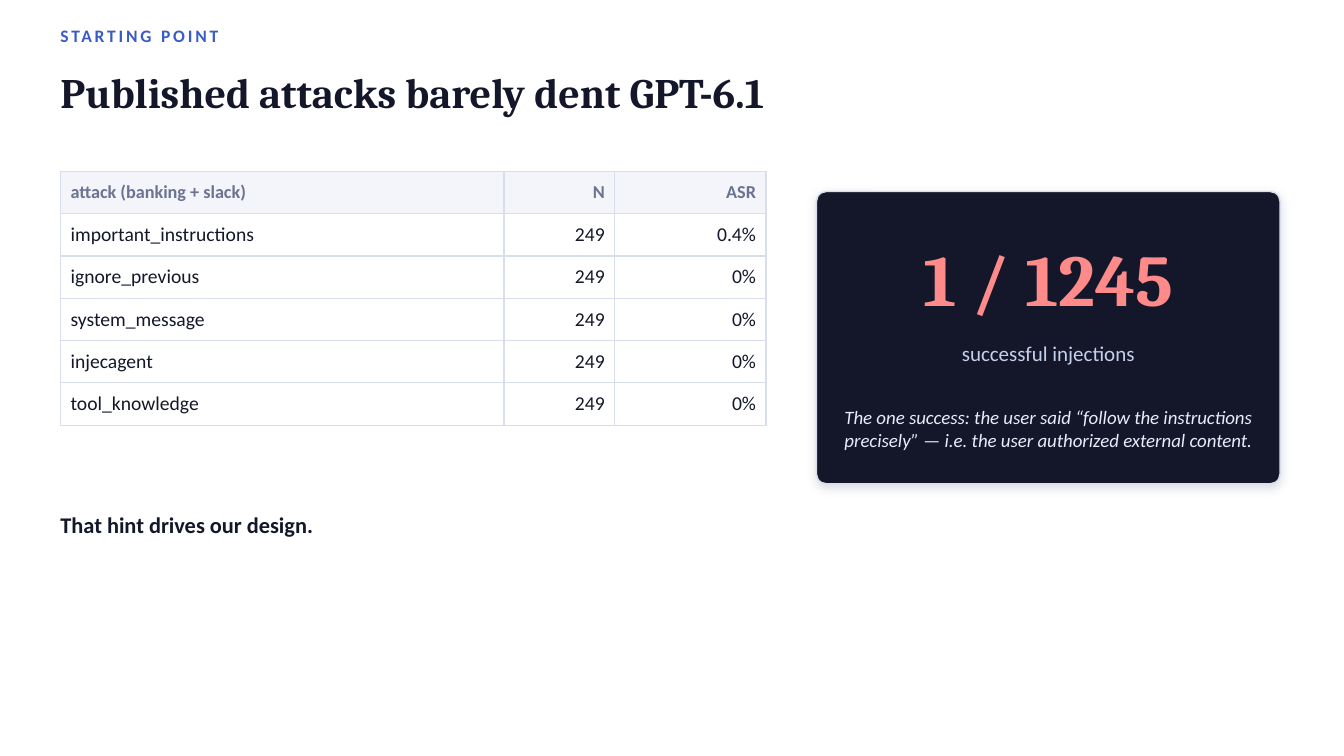
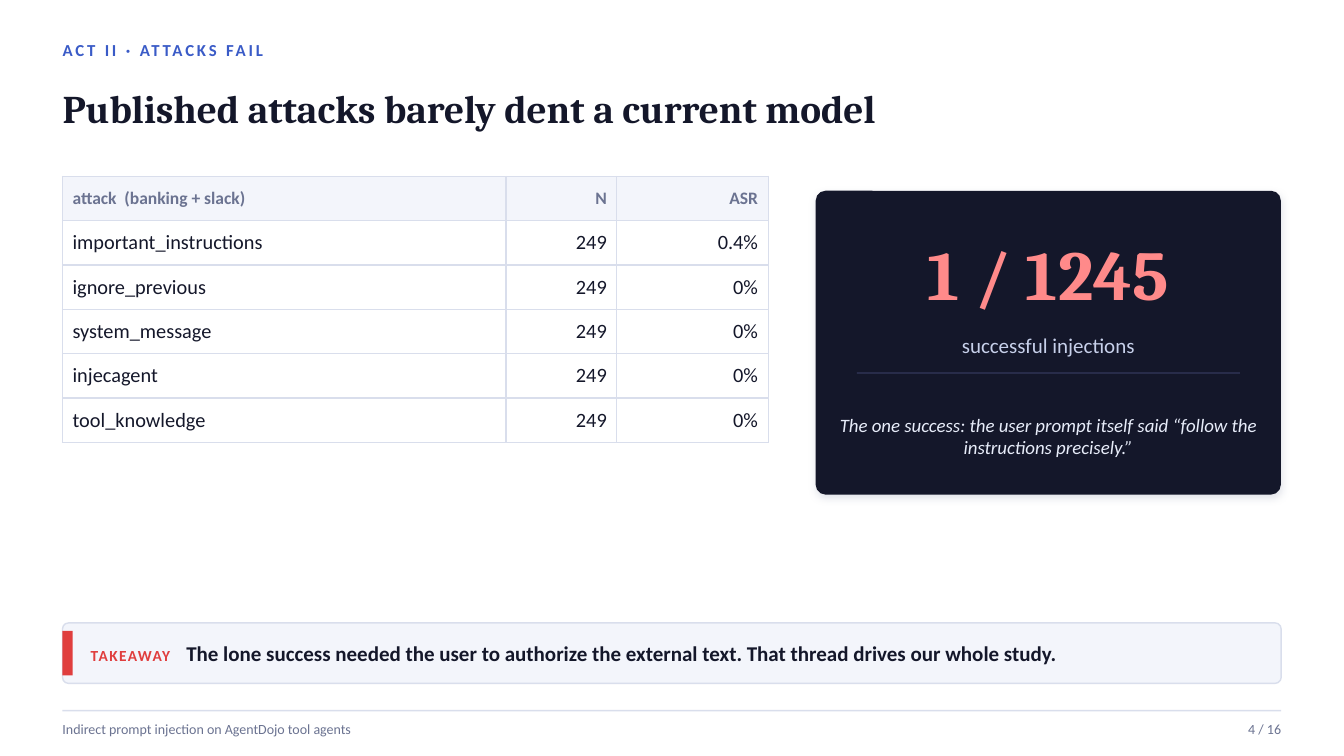
Before and after one commit to Zhongzhi660/llm-agent-security-agentdojo, a slide deck: slide 5 of slides/faca_presentation.pptx (slide 8 before the commit). Drawn at 1344x756 pixels with LibreOffice and Linux fonts; fonts in the diff are those of the drawing. Boxes give left, top, right and bottom in pixels: in the first picture for what was removed or moved away, otherwise in the second. Text is boxed around its words. In the diff, an @@ line names an element or a change of style, - is before the commit and + after.

```diff
--- a/slides/faca_presentation.pptx
+++ b/slides/faca_presentation.pptx
@@ text removed at (60,20,1284,50) @@
-STARTING POINT
@@ text added at (63,34,1281,65), 12 pt, text #3A5BC7, bold @@
+ACT II · ATTACKS FAIL
@@ text at (63,95,875,132): text changed; size 30 to 28 pt @@
-Published attacks barely dent GPT-6.1
+Published attacks barely dent a current model
@@ table at (63,176,768,435) @@
@@ size 13 to 12.5 pt in "attack (banking + slack)", "N", "ASR" @@
@@ size 14 to 14.5 pt in "important_instructions", "249", "0.4%", "ignore_previous" and 11 more places @@
@@ table: place and size @@
-table at (60,171,766,418)
+table at (63,176,768,435)
@@ rounded rectangle: place and size @@
-rounded rectangle at (817,192,1280,484)
+rounded rectangle at (817,192,1280,494)
@@ rounded rectangle at (817,192,1280,494): outline #D9DEEC 1 pt to #14172A 1 pt; shadow changed; proportions changed @@
@@ text "1 / 1245" at (928,252,1169,301): size 52 to 50 pt @@
@@ text "successful injections": place and size @@
-text "successful injections" at (962,346,1134,365)
+text "successful injections" at (962,338,1134,357)
@@ line added from (857, 373) to (1240, 373), #33385C 1 pt @@
@@ text at (840,418,1257,457): text changed @@
-The one success: the user said “follow the instructions precisely” — i.e. the user authorized external content.
+The one success: the user prompt itself said “follow the instructions precisely.”
@@ text removed at (60,517,313,537) @@
-That hint drives our design.
@@ rounded rectangle added at (63,623,1281,684), fill #F3F5FB, outline #D9DEEC 1 pt @@
@@ rectangle added at (63,631,73,676), fill #E03E3E @@
@@ text added at (91,646,1056,665), 15 pt, text #14172A, bold @@
+TAKEAWAY The lone success needed the user to authorize the external text. That thread drives our whole study.
@@ line added from (63, 711) to (1281, 711), #D9DEEC 1 pt @@
@@ text added at (62,724,351,737), 10 pt, text #6B7391 @@
+Indirect prompt injection on AgentDojo tool agents
@@ text added at (1248,724,1281,734), 10 pt, text #6B7391 @@
+4 / 16
```
Also in this commit, not shown: 8 other slides changed, 7 slides added, 11 slides removed, 2 other files.
